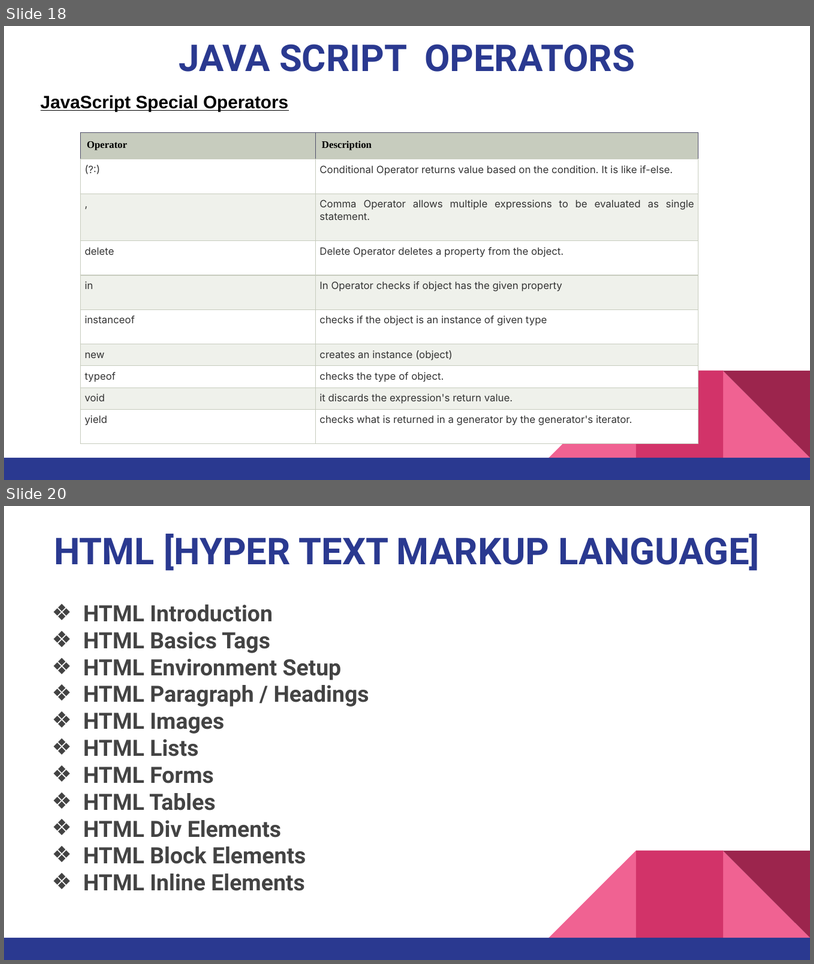
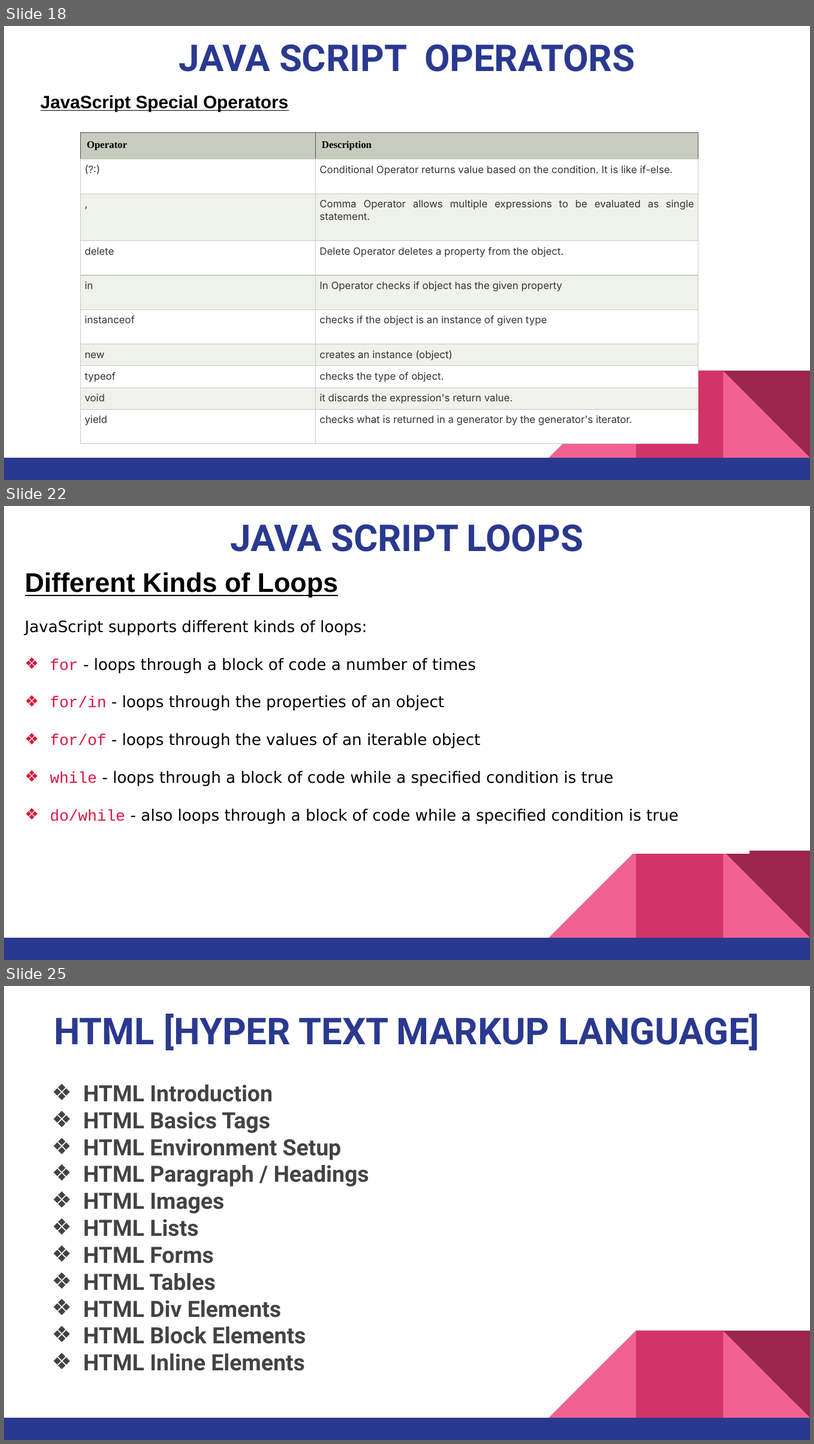
Before and after one commit to pnytrainingrepo/Webdevelopment, a slide deck: JavaScript.pptx. Shown one above the other, each under a label of ours: slides 18 and 20 before the commit, slides 18, 22 and 25 after it; the slides between them are not shown. The pictures are 814x964 and 814x1444 pixels, drawn with LibreOffice and Linux fonts; fonts in the diff are those of the drawing. Boxes give left, top, right and bottom in pixels: in the first picture for what was removed or moved away, otherwise in the second. Text is boxed around its words. In the diff, an @@ line names an element or a change of style, - is before the commit and + after.

```diff
--- a/JavaScript.pptx
+++ b/JavaScript.pptx
@@ slide 22 added at box(4, 506, 810, 960), background #FFFFFF; not listed: 5 template elements that a slide beside it also shows @@
@@ title added at box(231, 524, 584, 552), 33 pt, text #2A3990, bold @@
+JAVA SCRIPT LOOPS
@@ text added at box(25, 572, 679, 823), 14 pt, text #000000 @@
+Different Kinds of Loops
+JavaScript supports different kinds of loops:
+❖ for - loops through a block of code a number of times
+❖ for/in - loops through the properties of an object
+❖ for/of - loops through the values of an iterable object
+❖ while - loops through a block of code while a specified condition is true
+❖ do/while - also loops through a block of code while a specified condition is true
@@ what was slide 20 is now slide 25 @@
```
Also in this commit, not shown: 5 other slides added, 1 slide removed, 1 other file.
